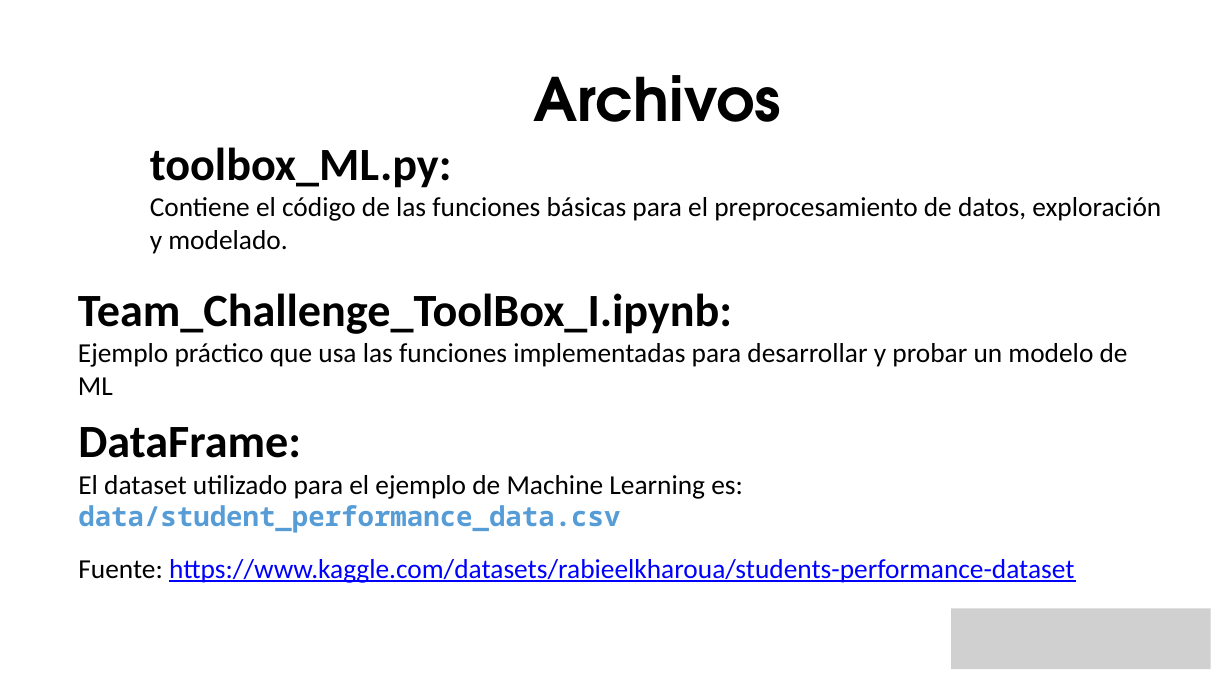
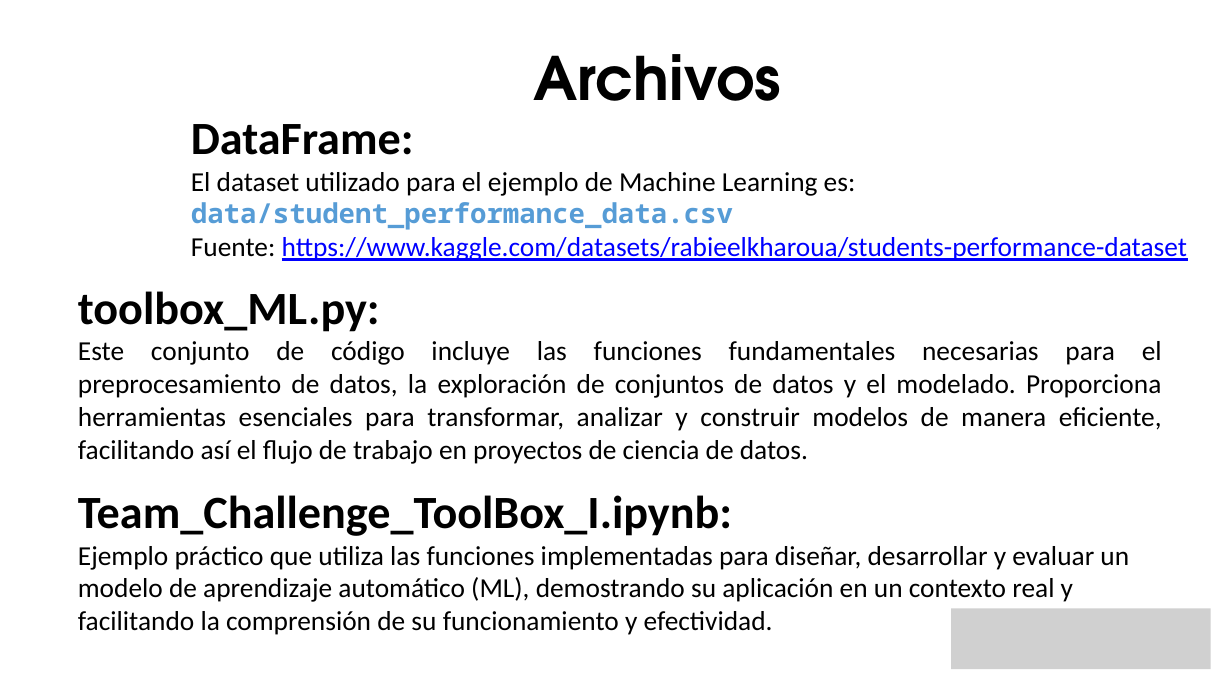
Before and after one commit to apvwbm/Team-Challenge---Lost-in-ML, a slide deck: slide 3 of Team Lost in ML.pptx. Drawn at 1232x693 pixels with LibreOffice and Linux fonts; fonts in the diff are those of the drawing; grey boxes stand for pictures; background and template pictures are left out. Boxes give left, top, right and bottom in pixels: in the first picture for what was removed or moved away, otherwise in the second. Text is boxed around its words. In the diff, an @@ line names an element or a change of style, - is before the commit and + after.

```diff
--- a/Team Lost in ML.pptx
+++ b/Team Lost in ML.pptx
@@ text "Archivos" moved from (x1=533, y1=75, x2=780, y2=122) to (x1=533, y1=54, x2=780, y2=101) @@
@@ text "DataFrame:" rewrapped from (x1=78, y1=427, x2=1074, y2=583) to (x1=191, y1=124, x2=1187, y2=261) @@
@@ text removed at (x1=150, y1=147, x2=1161, y2=254) @@
-toolbox_ML.py:
-Contiene el código de las funciones básicas para el preprocesamiento de datos, exploración y modelado.
@@ text added at (x1=78, y1=291, x2=1162, y2=464), 32 pt, text #000000 @@
+toolbox_ML.py:
+Este conjunto de código incluye las funciones fundamentales necesarias para el preprocesamiento de datos, la exploración de conjuntos de datos y el modelado. Proporciona herramientas esenciales para transformar, analizar y construir modelos de manera eficiente, facilitando así el flujo de trabajo en proyectos de ciencia de datos.
@@ text "Team_Challenge_ToolBox_I.ipynb:" moved from (x1=78, y1=293, x2=1128, y2=367) to (x1=78, y1=495, x2=1129, y2=635) @@
@@ text at (x1=78, y1=546, x2=1129, y2=635): text changed @@
-Ejemplo práctico que usa las funciones implementadas para desarrollar y probar un modelo de ML
+Ejemplo práctico que utiliza las funciones implementadas para diseñar, desarrollar y evaluar un modelo de aprendizaje automático (ML), demostrando su aplicación en un contexto real y facilitando la comprensión de su funcionamiento y efectividad.
```
Also in this commit, not shown: 3 other slides changed, 11 slides added.
